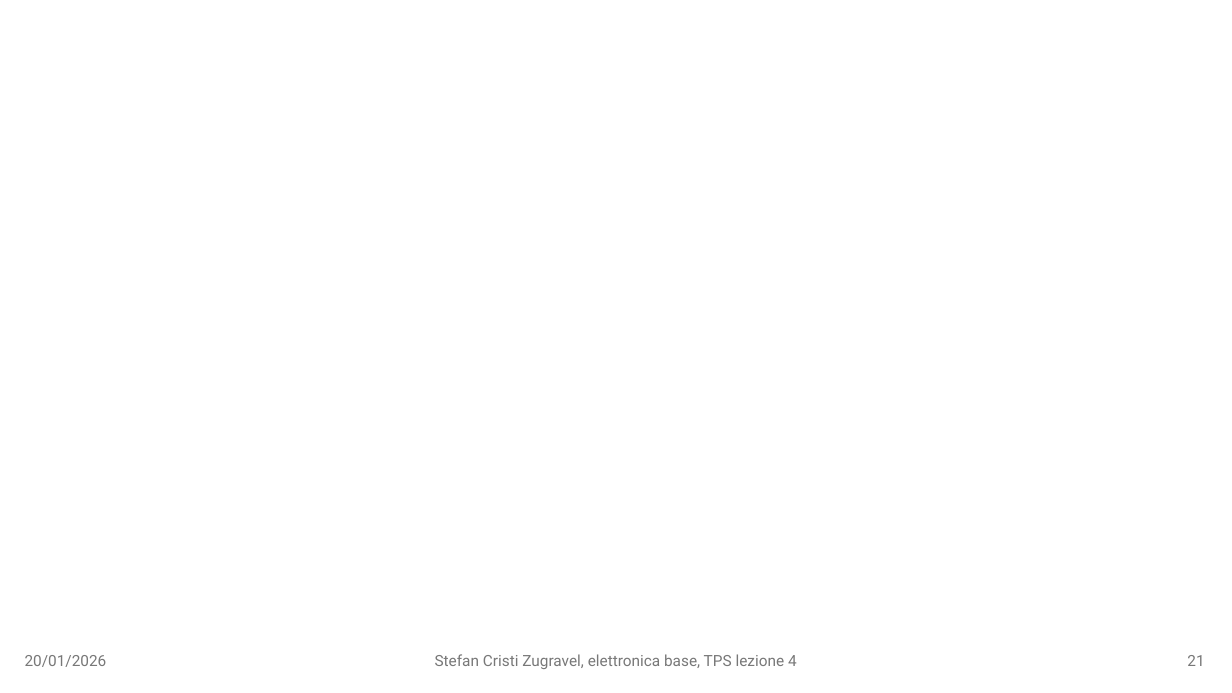
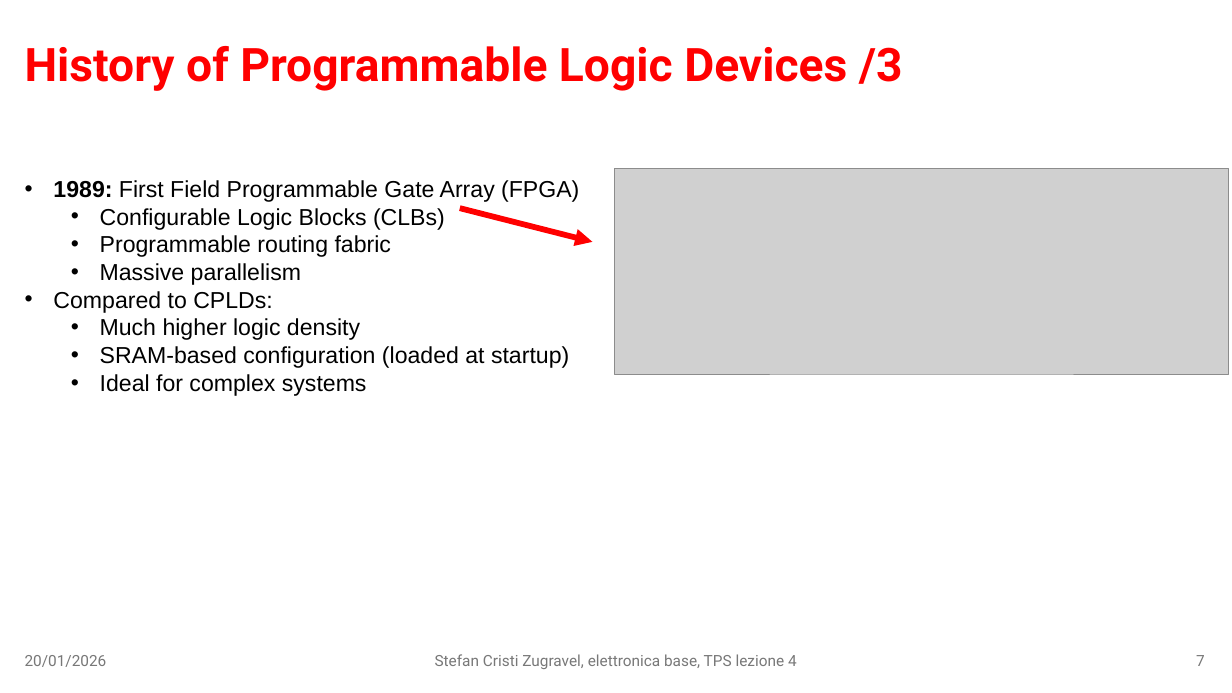
Before and after one commit to stefan-zugravel/elettronica_base, a slide deck: slide 7 of slides/lezione4.pptx (slide 21 before the commit). Drawn at 1232x693 pixels with LibreOffice and Linux fonts; fonts in the diff are those of the drawing; grey boxes stand for pictures. Boxes give left, top, right and bottom in pixels: in the first picture for what was removed or moved away, otherwise in the second. Text is boxed around its words. In the diff, an @@ line names an element or a change of style, - is before the commit and + after.

```diff
--- a/slides/lezione4.pptx
+++ b/slides/lezione4.pptx
@@ title added at [25, 46, 903, 91], 36 pt, text #FF0000, bold @@
+History of Programmable Logic Devices /3
@@ picture added at [615, 168, 1229, 374] @@
@@ text added at [53, 180, 579, 396], 18 pt, text #000000 @@
+• 1989: First Field Programmable Gate Array (FPGA)
+  • Configurable Logic Blocks (CLBs)
+  • Programmable routing fabric
+  • Massive parallelism
+• Compared to CPLDs:
+  • Much higher logic density
+  • SRAM-based configuration (loaded at startup)
+  • Ideal for complex systems
@@ arrow added from (460, 208) to (592, 242), #FF0000 4.5 pt @@
@@ page number at [1196, 655, 1205, 666]: text changed @@
-21
+7
```
Also in this commit, not shown: 6 other slides changed, 6 slides removed, 3 other files.
